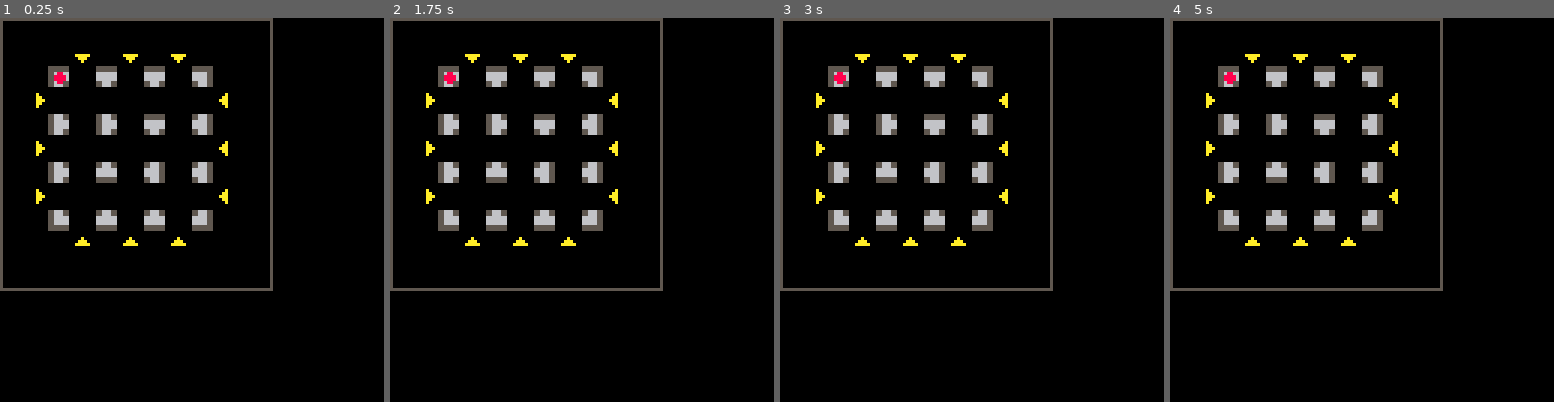
Above: before the commit, frames 1-4 (left to right).
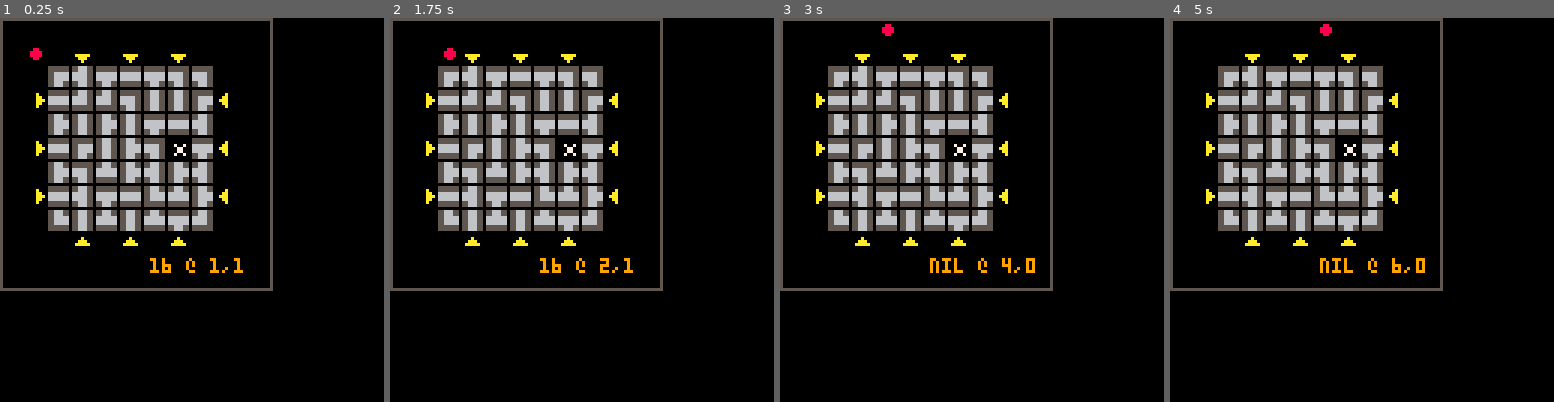
Above: after the commit, the same moments.

Repository: jeff-adams/pico8
Game: PICO-8 cartridge dev/labrynth.p8
The game is run twice, just before and just after one commit, with the same random seed, the same clock (stepped at 60 frames per second) and the same inputs.
Inputs:
- Up to frame 1 (0.25 s): no input
- Up to frame 2 (1.75 s): hold Right from 1.6 s (still down)
- Up to frame 3 (3 s): release Right at 2.1 s; hold Up 2.15-2.42 s; hold Right from 2.47 s (still down)
- Up to frame 4 (5 s): release Right at 3.03 s; hold Left 3.08-3.58 s; hold Down 3.63-3.97 s; hold Right 4.02-4.68 s; hold Up from 4.73 s (still down)

The runs differ from the first frame. In frame 1, 10% of the frame differs, in the area x 7-64%, y 7-67%; in frame 2, 10%; in frame 3, 10%; in frame 4, 10%, in the area x 12-67%, y 1-67%.

Commit message:
Labrynth update

Diff:
--- a/dev/labrynth.p8
+++ b/dev/labrynth.p8
@@ -6,63 +6,149 @@
 
 function _init()
 	cls()
-	lab=randomize_lab()
+	--for debug
+	x,y=1,1
+
+	free_tile=16
+	lab=setup_lab()
 end
 
 function _update()
-
+	--for debug
+	if btnp(⬆️) then y-=1 end
+	if btnp(⬇️) then y+=1 end
+	if btnp(⬅️) then x-=1 end
+	if btnp(➡️) then x+=1 end
 end
 
 function _draw()
 	cls()
 	draw_borders()
-	map()
-	draw_lab(8,8)
-	spr(5,16,16)
+	draw_lab(8)
+
+	--for debug
+	print_spr()
+	spr(5,x*8,y*8)
 end
 
 function draw_borders()
 	color(5)
 	rect(0,0,90,90)
-	--rect(92,0,127,12)
-	--rect(0,101,127,127)
 end
 
-function draw_lab(_x,_y)
-	for i=1,9 do
-		local _tile=lab[i]
+function draw_lab(_origin)
+	for _row=1,9 do
+		for _col=1,9 do
+			local _tile=lab[_row][_col]
+			spr(_tile,_origin*_row,_origin*_col)
+		end
 	end
 end
+
+--for debug
+function print_spr()
+	local _spr=lab[x][y] or "nil"
+	print(_spr.." @ "..x..","..y,50,80,9)
+end
 -->8
---labrynth setup
+--setup
 
-function randomize_lab()
-	local _lab={}
+function setup_lab()
+	local _lab=initial_lab()
+	local _tiles={}
 	--add 13 straight tiles (spr 33-36)
-	add(_lab,add_tiles(33,13))
+	_tiles=add_tiles(33,13,_tiles)
 	--add 9 corner tiles (spr 17-20)
-	add(_lab,add_tiles(17,9))
+	_tiles=add_tiles(17,9,_tiles)
 	--add 12 t tiles (spr 49-52)
-	add(_lab,add_tiles(49,12))
-	_lab=shuffle_tiles(_lab)
+	_tiles=add_tiles(49,12,_tiles)
+	_tiles=shuffle_tiles(_tiles)
+	--place the shuffled tiles and
+	--get back the extra tile
+	_lab,free_tile=place_tiles(_lab,_tiles)
 	return _lab
 end
 
-function add_tiles(_sprite,_count)
-	local _tiles={}
+--returns a 2d array
+function initial_lab()
+	local _lab={}
+	local _index=1
+	for _x=0,8 do
+		local _row={}
+		for _y=0,8 do
+			local _i=place_indicator(_x,_y)
+			if _i==nil then
+				_i=place_default_tile(_x,_y,_index)
+				if _i==nil then
+					_i=16
+				else
+					_index+=1
+				end
+			end
+			add(_row,_i)
+		end
+		add(_lab,_row)
+	end
+	return _lab
+end
+
+function place_indicator(_x,_y)
+	--down
+	if _y==0 and mid(1,_x,7)%2==0 then return 1 end
+	--left
+	if _x==8 and mid(1,_y,7)%2==0 then return 2 end
+	--up
+	if _y==8 and mid(1,_x,7)%2==0 then return 3 end
+	--right
+	if _x==0 and mid(1,_y,7)%2==0 then return 4 end
+	--not an indicator
+	return nil
+end
+
+function place_default_tile(_x,_y,_index)
+	local _tiles={17,49,49,20,50,49,52,52,50,50,51,52,18,51,51,19}
+	--inside spaces
+	if is_inside_space(_x,_y) then
+		 if _x%2==1 and _y%2==1 then
+		 	return _tiles[_index]
+		 end
+	end
+	return nil
+end
+
+function add_tiles(_spr,_count,_tiles)
 	for i=1,_count do
-		add(_tiles,flr(rnd(4)+_sprite))
+		add(_tiles,flr(rnd(4)+_spr))
 	end
 	return _tiles
 end
 
 function shuffle_tiles(_tiles)
-print(#_tiles,10,10)
 	for i=#_tiles, 2, -1 do
   local j=flr(rnd(i))
   _tiles[i],_tiles[j]=_tiles[j],_tiles[i]
  end
 	return _tiles
+end
+
+function place_tiles(_lab,_tiles)
+	--place tiles on empty spots
+	local _tindex=1
+	for i=1,#_lab do
+		for j=1,#_lab[i] do
+			if is_inside_space(i-1,j-1) then
+				if _lab[i][j]==16 then
+					_lab[i][j]=_tiles[_tindex]
+					_tindex+=1
+				end
+			end
+		end
+	end
+	return _lab,_tiles[_tindex]
+end
+
+function is_inside_space(_x,_y)
+	return _x==mid(1,_x,7) and _y==mid(1,_y,7)
 end
 __gfx__
 00000000000000000000000000000000000000000000000000000000000000000000000000000000000000000000000000000000000000000000000000000000
